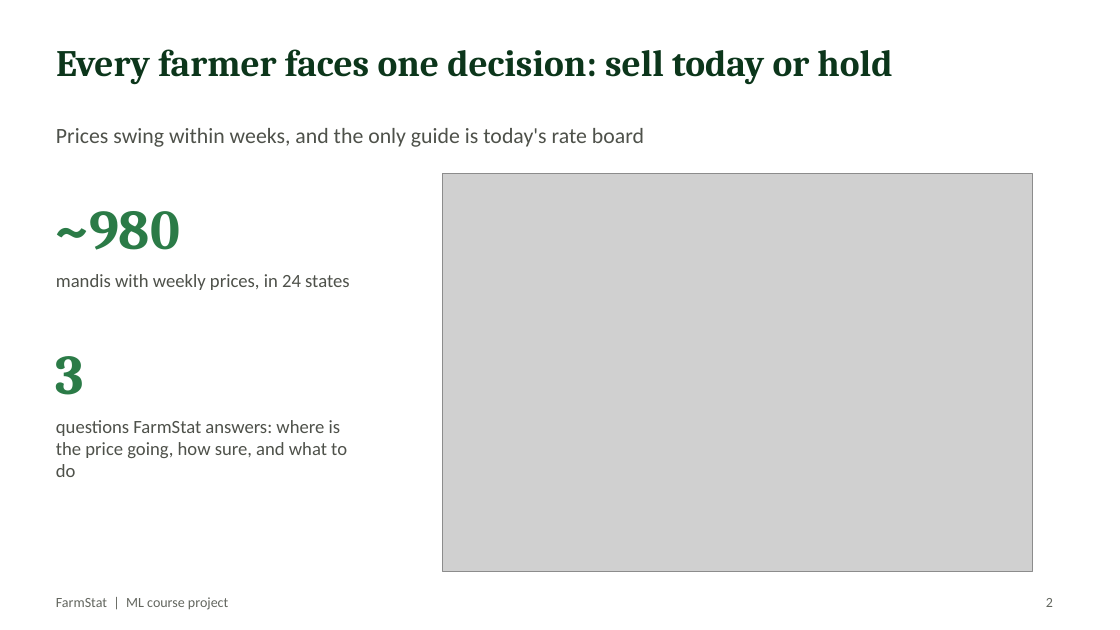
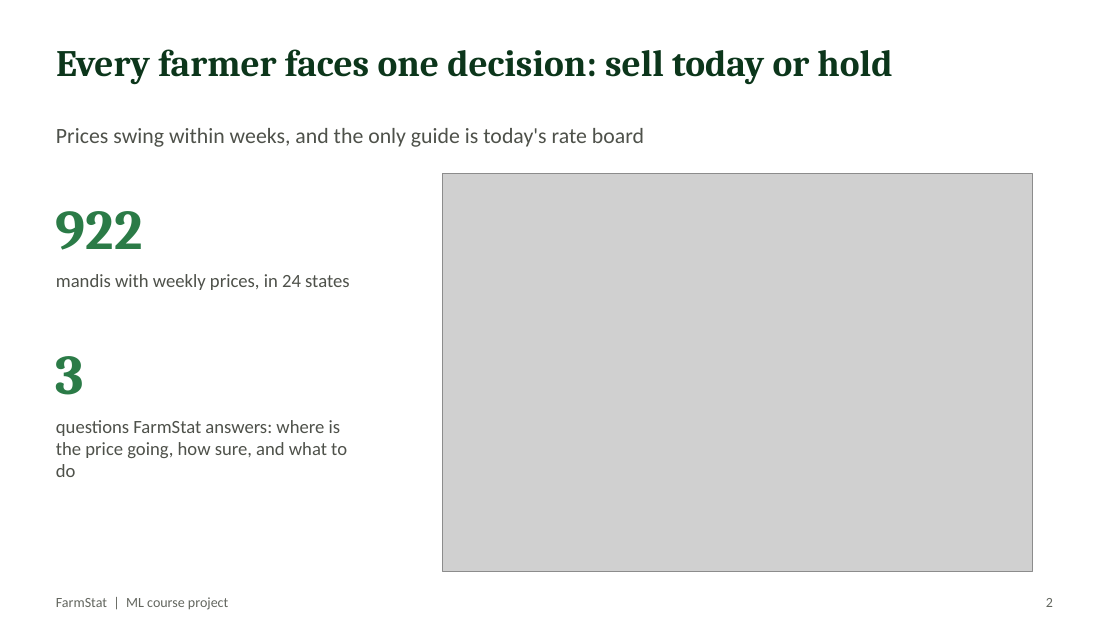
Before and after one commit to Iamshi-vissa/FarmStat, a slide deck: slide 2 of docs/FarmStat_presentation.pptx. Drawn at 1120x630 pixels with LibreOffice and Linux fonts; fonts in the diff are those of the drawing; grey boxes stand for pictures. Boxes give left, top, right and bottom in pixels: in the first picture for what was removed or moved away, otherwise in the second. Text is boxed around its words. In the diff, an @@ line names an element or a change of style, - is before the commit and + after.

```diff
--- a/docs/FarmStat_presentation.pptx
+++ b/docs/FarmStat_presentation.pptx
@@ text at (x1=56, y1=211, x2=143, y2=250): text changed @@
-~980
+922
```
Also in this commit, not shown: 1 other slide changed, 7 other files.
